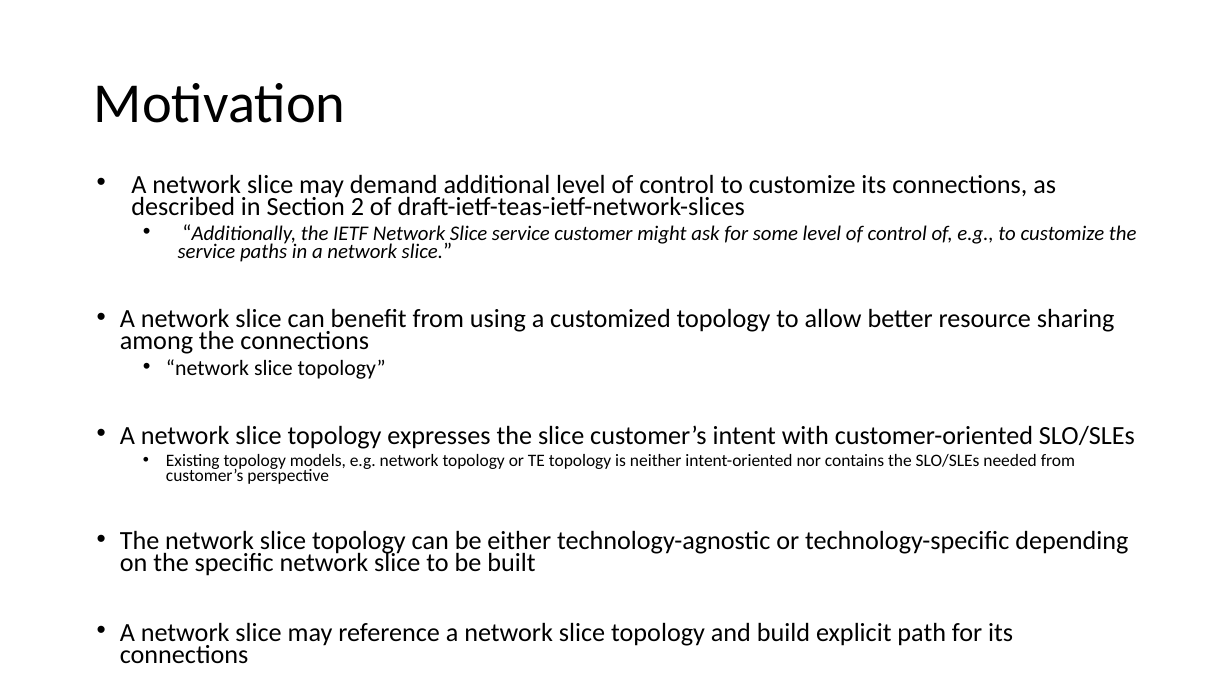
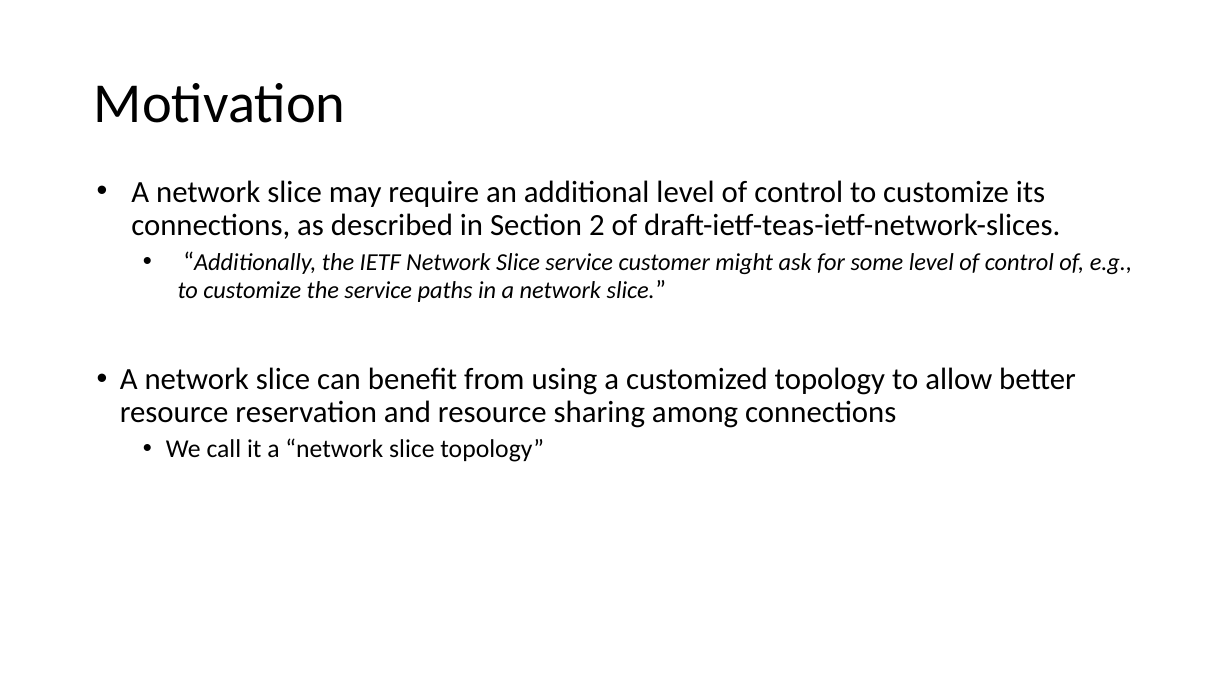
Before and after one commit to aguoietf/Public_material_for_standards, a slide deck: slide 2 of draft-liu-teas-transport-network-slice-yang-06.pptx. Drawn at 1232x693 pixels with LibreOffice and Linux fonts; fonts in the diff are those of the drawing. Boxes give left, top, right and bottom in pixels: in the first picture for what was removed or moved away, otherwise in the second. Text is boxed around its words. In the diff, an @@ line names an element or a change of style, - is before the commit and + after.

```diff
--- a/draft-liu-teas-transport-network-slice-yang-06.pptx
+++ b/draft-liu-teas-transport-network-slice-yang-06.pptx
@@ text at [131, 180, 1060, 239]: text changed; size 20.4 to 24 pt @@
-• A network slice may demand additional level of control to customize its connections, as described in Section 2 of draft-ietf-teas-ietf-network-slices
+• A network slice may require an additional level of control to customize its connections, as described in Section 2 of draft-ietf-teas-ietf-network-slices.
@@ text at [178, 253, 1132, 302]: size 17 to 20 pt in "“Additionally, slice.”"; size 16.1 to 19 pt in "“Additionally, the IETF Network Slice service customer ..."; line spacing 0.7 to 0.9 @@
@@ text at [120, 367, 1076, 462]: text changed; size 20.4 to 24 pt @@
-• A network slice can benefit from using a customized topology to allow better resource sharing among the connections
-  • “network slice topology”
-• A network slice topology expresses the slice customer’s intent with customer-oriented SLO/SLEs
-  • Existing topology models, e.g. network topology or TE topology is neither intent-oriented nor contains the SLO/SLEs needed from customer’s perspective
-• The network slice topology can be either technology-agnostic or technology-specific depending on the specific network slice to be built
-• A network slice may reference a network slice topology and build explicit path for its connections
+• A network slice can benefit from using a customized topology to allow better resource reservation and resource sharing among connections
+  • We call it a “network slice topology”
```
Also in this commit, not shown: 4 other slides changed, 1 other file.
